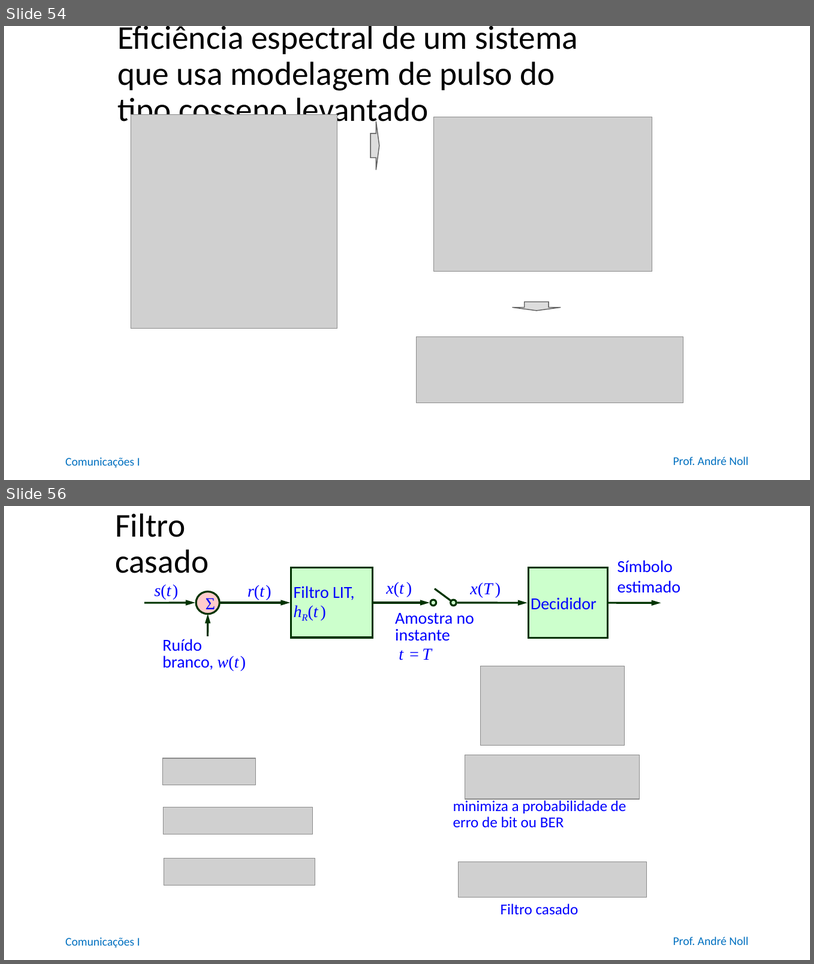
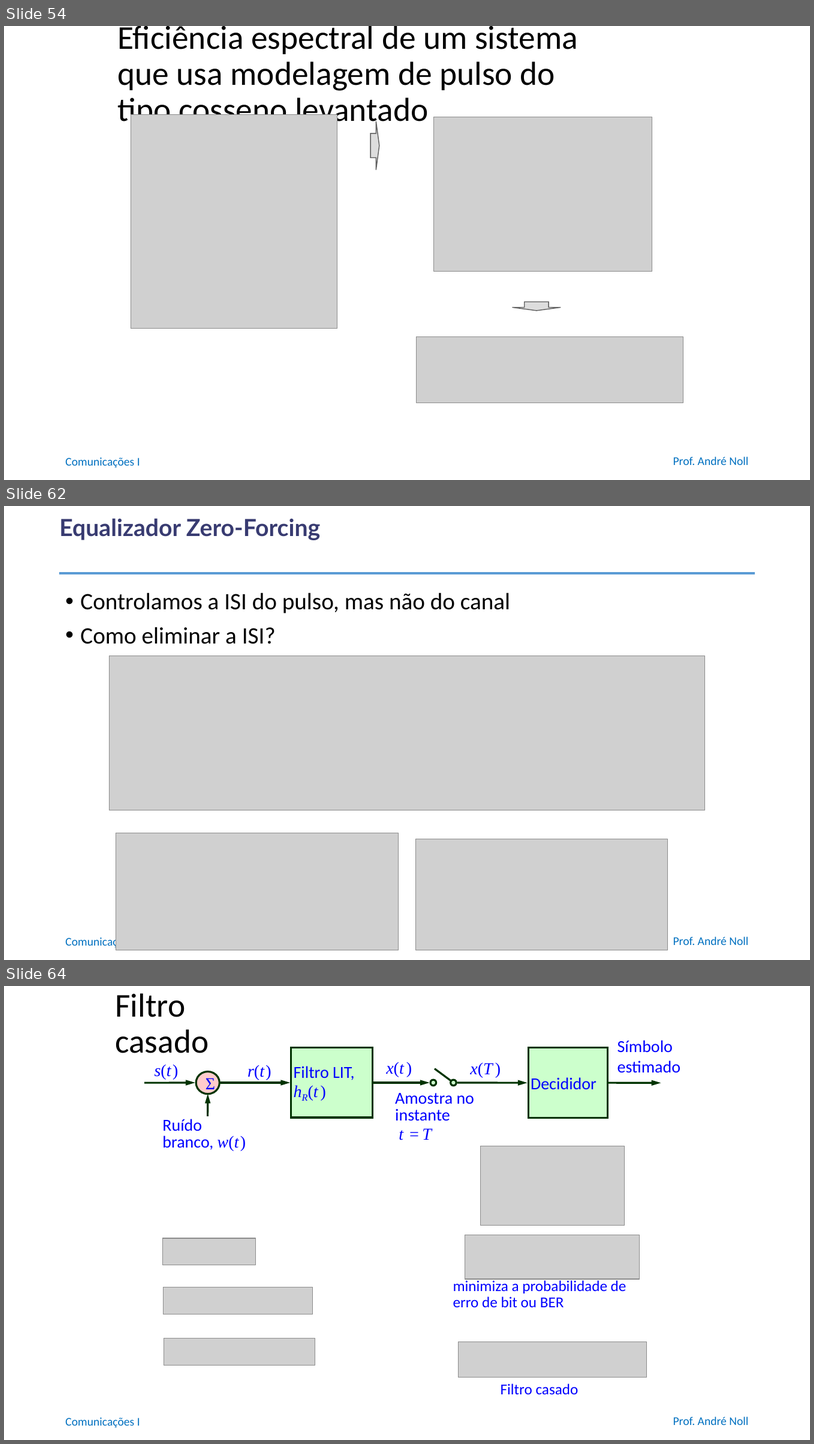
Before and after one commit to anollba/comunicacoes_i_ufrj, a slide deck: slides/Part3 -Digital/03_04_Códigos_linha.pptx. Shown one above the other, each under a label of ours: slides 54 and 56 before the commit, slides 54, 62 and 64 after it; the slides between them are not shown. The pictures are 814x964 and 814x1444 pixels, drawn with LibreOffice and Linux fonts; fonts in the diff are those of the drawing; grey boxes stand for pictures; background and template pictures are left out. Boxes give left, top, right and bottom in pixels: in the first picture for what was removed or moved away, otherwise in the second. Text is boxed around its words. In the diff, an @@ line names an element or a change of style, - is before the commit and + after.

```diff
--- a/slides/Part3 -Digital/03_04_Códigos_linha.pptx
+++ b/slides/Part3 -Digital/03_04_Códigos_linha.pptx
@@ slide 62 added at (4, 506, 810, 960), background #FFFFFF; not listed: 2 template elements that a slide beside it also shows @@
@@ title added at (59, 519, 320, 540), 28 pt, text #383B71, bold @@
+Equalizador Zero-Forcing
@@ line added from (60, 573) to (755, 573), #5B9BD5 3.25 pt @@
@@ text added at (80, 592, 510, 644), 28 pt, text #000000 @@
+• Controlamos a ISI do pulso, mas não do canal
+• Como eliminar a ISI?
@@ picture added at (109, 656, 706, 810) @@
@@ picture added at (116, 833, 398, 950) @@
@@ picture added at (416, 839, 668, 949) @@
@@ what was slide 56 is now slide 64 @@
```
Also in this commit, not shown: 2 slides changed, 7 other slides added, 25 slides removed, 1 other file.
